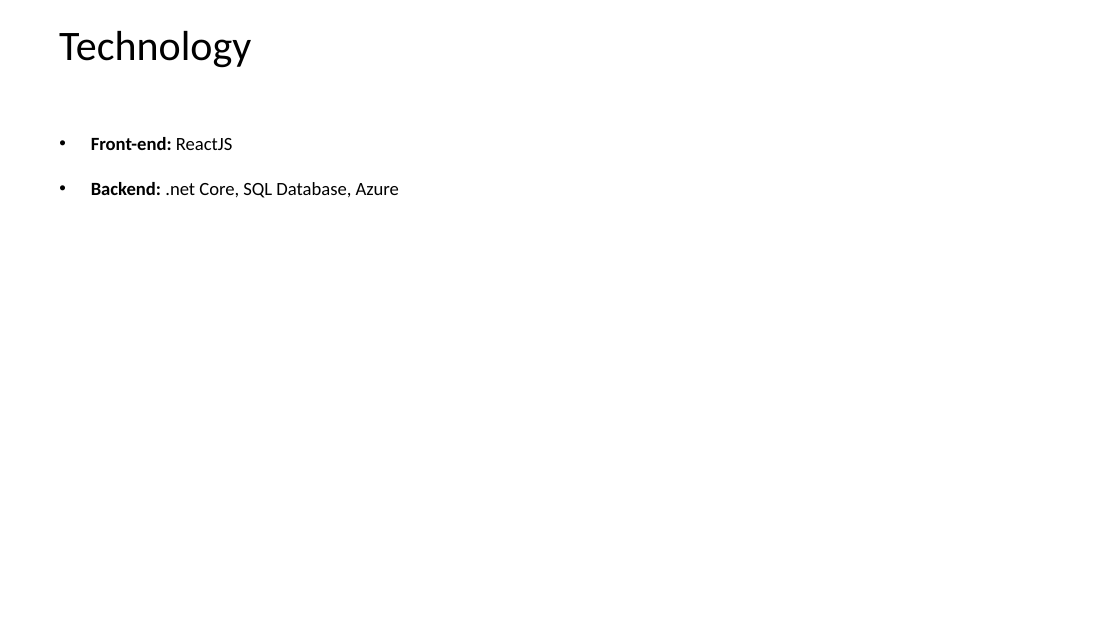
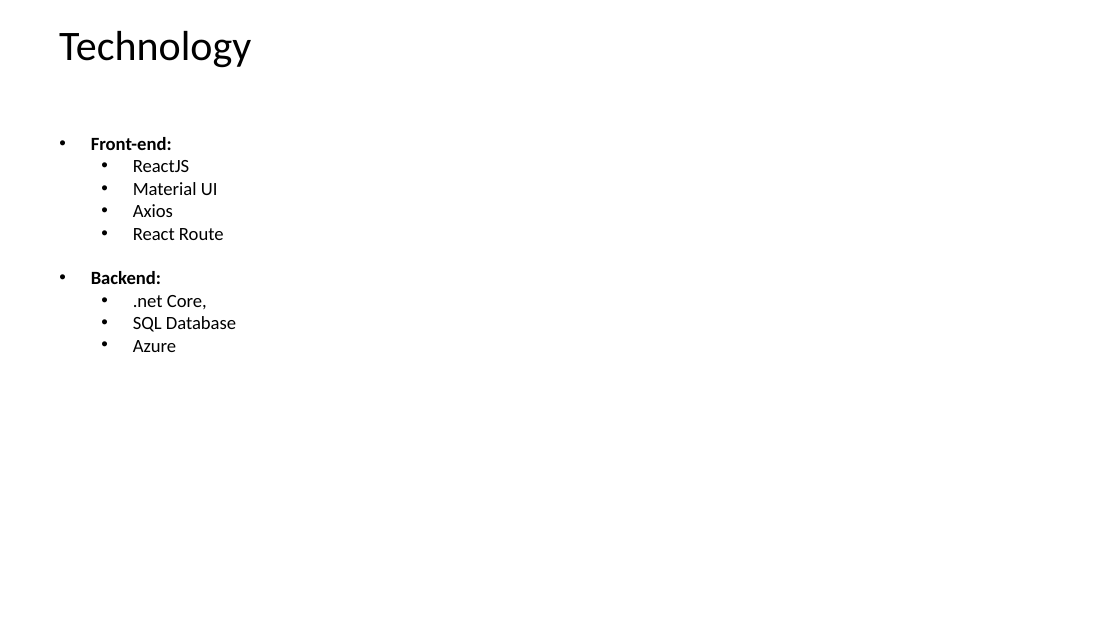
Before and after one commit to sundarkurs/DigitalAssets, a slide deck: slide 3 of Design/Digital Asset - Design.pptx. Drawn at 1120x630 pixels with LibreOffice and Linux fonts; fonts in the diff are those of the drawing. Boxes give left, top, right and bottom in pixels: in the first picture for what was removed or moved away, otherwise in the second. Text is boxed around its words. In the diff, an @@ line names an element or a change of style, - is before the commit and + after.

```diff
--- a/Design/Digital Asset - Design.pptx
+++ b/Design/Digital Asset - Design.pptx
@@ text at (91, 137, 236, 352): text changed @@
-• Front-end: ReactJS
-• Backend: .net Core, SQL Database, Azure
+• Front-end:
+  • ReactJS
+  • Material UI
+  • Axios
+  • React Route
+• Backend:
+  • .net Core,
+  • SQL Database
+  • Azure
```
Also in this commit, not shown: 3 other slides changed, 3 slides added, 12 other files.
